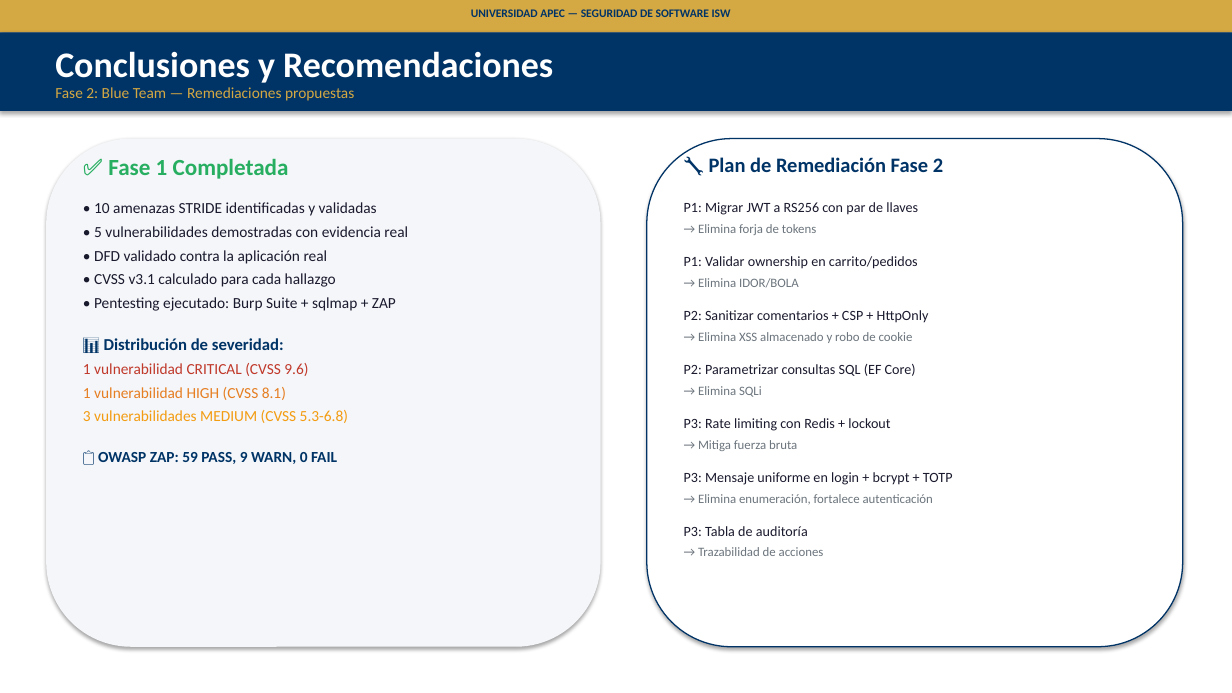
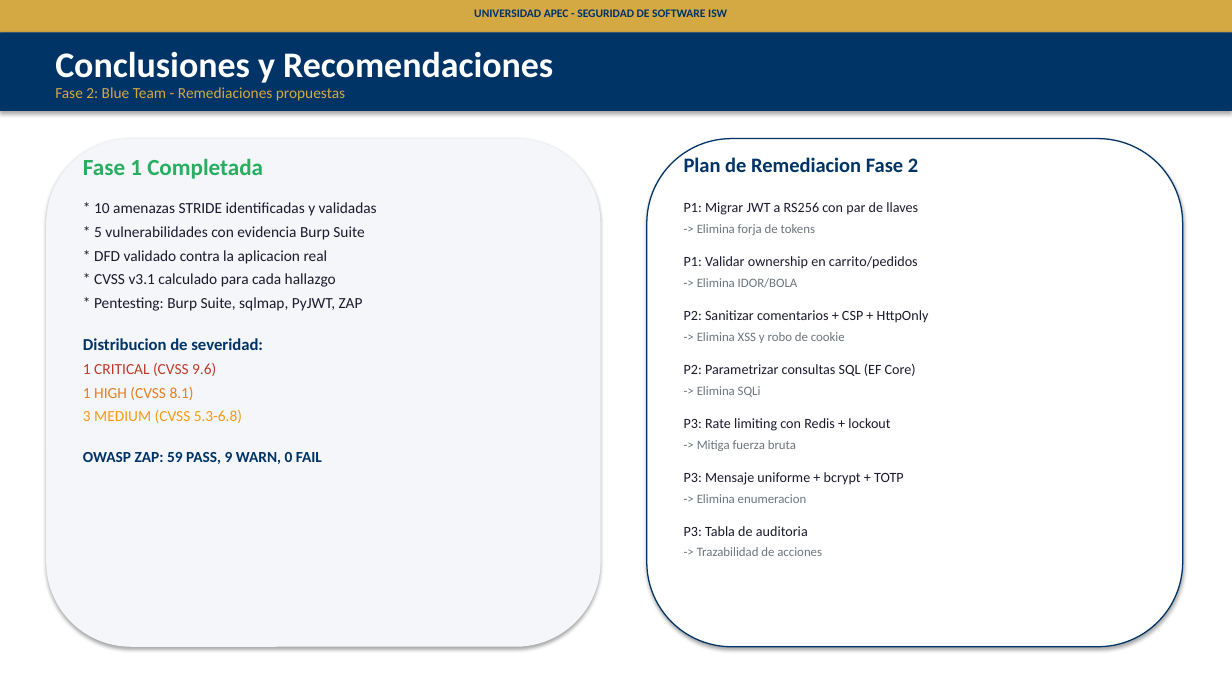
Before and after one commit to RainieryPeniaJrg/unapec-isw-mini-shop-security-lab, a slide deck: slide 19 of docs/fase1/presentacion-fase1-minishop.pptx (slide 21 before the commit). Drawn at 1232x693 pixels with LibreOffice and Linux fonts; fonts in the diff are those of the drawing. Boxes give left, top, right and bottom in pixels: in the first picture for what was removed or moved away, otherwise in the second. Text is boxed around its words. In the diff, an @@ line names an element or a change of style, - is before the commit and + after.

```diff
--- a/docs/fase1/presentacion-fase1-minishop.pptx
+++ b/docs/fase1/presentacion-fase1-minishop.pptx
@@ text at [474,9,727,17]: text changed @@
-UNIVERSIDAD APEC — SEGURIDAD DE SOFTWARE ISW
+UNIVERSIDAD APEC - SEGURIDAD DE SOFTWARE ISW
@@ text at [55,87,345,101]: text changed @@
-Fase 2: Blue Team — Remediaciones propuestas
+Fase 2: Blue Team - Remediaciones propuestas
@@ text at [83,158,263,179]: text changed @@
-✅ Fase 1 Completada
+Fase 1 Completada
@@ text at [684,157,918,172]: text changed @@
-🔧 Plan de Remediación Fase 2
+Plan de Remediacion Fase 2
@@ text at [83,202,377,464]: text changed @@
-• 10 amenazas STRIDE identificadas y validadas
-• 5 vulnerabilidades demostradas con evidencia real
-• DFD validado contra la aplicación real
-• CVSS v3.1 calculado para cada hallazgo
-• Pentesting ejecutado: Burp Suite + sqlmap + ZAP
-📊 Distribución de severidad:
-1 vulnerabilidad CRITICAL (CVSS 9.6)
-1 vulnerabilidad HIGH (CVSS 8.1)
-3 vulnerabilidades MEDIUM (CVSS 5.3-6.8)
-📋 OWASP ZAP: 59 PASS, 9 WARN, 0 FAIL
+* 10 amenazas STRIDE identificadas y validadas
+* 5 vulnerabilidades con evidencia Burp Suite
+* DFD validado contra la aplicacion real
+* CVSS v3.1 calculado para cada hallazgo
+* Pentesting: Burp Suite, sqlmap, PyJWT, ZAP
+Distribucion de severidad:
+1 CRITICAL (CVSS 9.6)
+1 HIGH (CVSS 8.1)
+3 MEDIUM (CVSS 5.3-6.8)
+OWASP ZAP: 59 PASS, 9 WARN, 0 FAIL
@@ text at [697,224,815,235]: text changed @@
-→ Elimina forja de tokens
+-> Elimina forja de tokens
@@ text at [697,278,798,288]: text changed @@
-→ Elimina IDOR/BOLA
+-> Elimina IDOR/BOLA
@@ text at [697,332,845,343]: text changed @@
-→ Elimina XSS almacenado y robo de cookie
+-> Elimina XSS y robo de cookie
@@ text at [697,386,761,397]: text changed @@
-→ Elimina SQLi
+-> Elimina SQLi
@@ text at [684,440,904,556]: text changed @@
-→ Mitiga fuerza bruta
-P3: Mensaje uniforme en login + bcrypt + TOTP
-→ Elimina enumeración, fortalece autenticación
-P3: Tabla de auditoría
-→ Trazabilidad de acciones
+-> Mitiga fuerza bruta
+P3: Mensaje uniforme + bcrypt + TOTP
+-> Elimina enumeracion
+P3: Tabla de auditoria
+-> Trazabilidad de acciones
```
Also in this commit, not shown: 18 other slides changed, 1 slide added, 3 slides removed.
